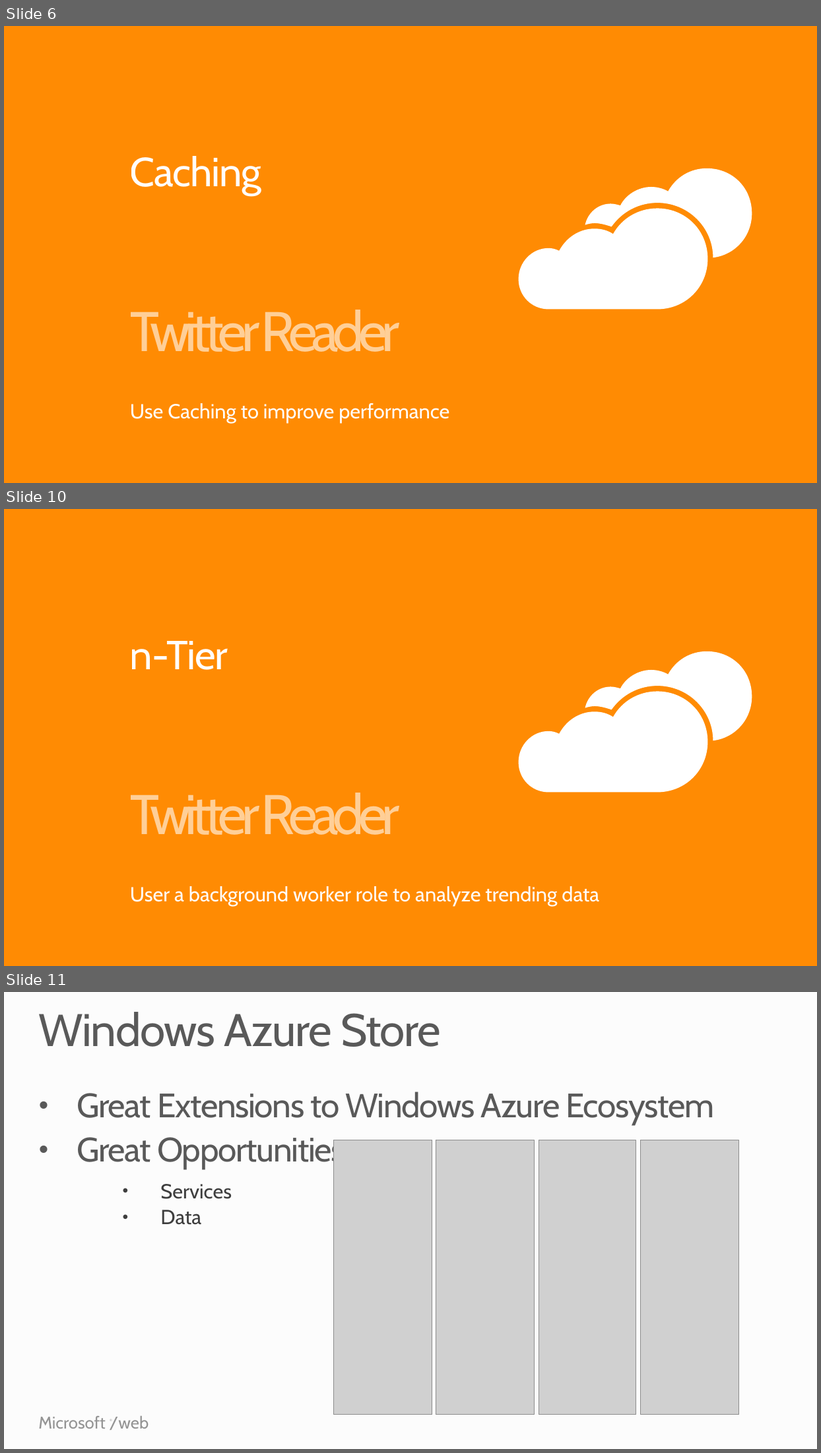
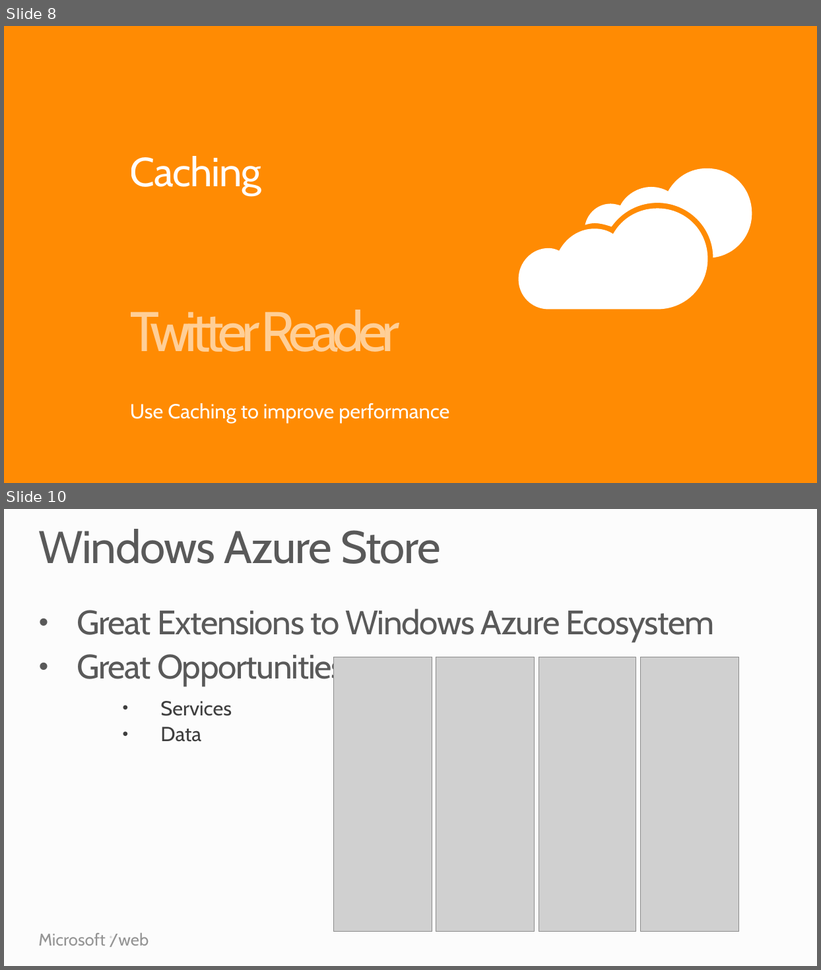
Before and after one commit to Microsoft-Web/PRESENTATION-UsingCloudApplicationServices, a slide deck: UsingCloudApplicationServices.pptx. Shown one above the other, each under a label of ours: slides 6, 10 and 11 before the commit, slides 8 and 10 after it; the slides between them are not shown. The pictures are 821x1453 and 821x970 pixels, drawn with LibreOffice and Linux fonts; fonts in the diff are those of the drawing; grey boxes stand for pictures. Boxes give left, top, right and bottom in pixels: in the first picture for what was removed or moved away, otherwise in the second. Text is boxed around its words. In the diff, an @@ line names an element or a change of style, - is before the commit and + after.

```diff
--- a/UsingCloudApplicationServices.pptx
+++ b/UsingCloudApplicationServices.pptx
@@ slide 10 removed at box(4, 509, 817, 966), background #FF8A00; not listed: 2 template elements that a slide beside it also shows @@
@@ title removed at box(130, 641, 228, 670) @@
-n-Tier
@@ text removed at box(130, 793, 400, 835) @@
-Twitter Reader
@@ subtitle removed at box(130, 887, 599, 906) @@
-User a background worker role to analyze trending data
@@ what was slide 6 is now slide 8 @@
@@ what was slide 11 is now slide 10 @@
```
Also in this commit, not shown: 3 slides changed, 3 slides added, 3 other slides removed.
